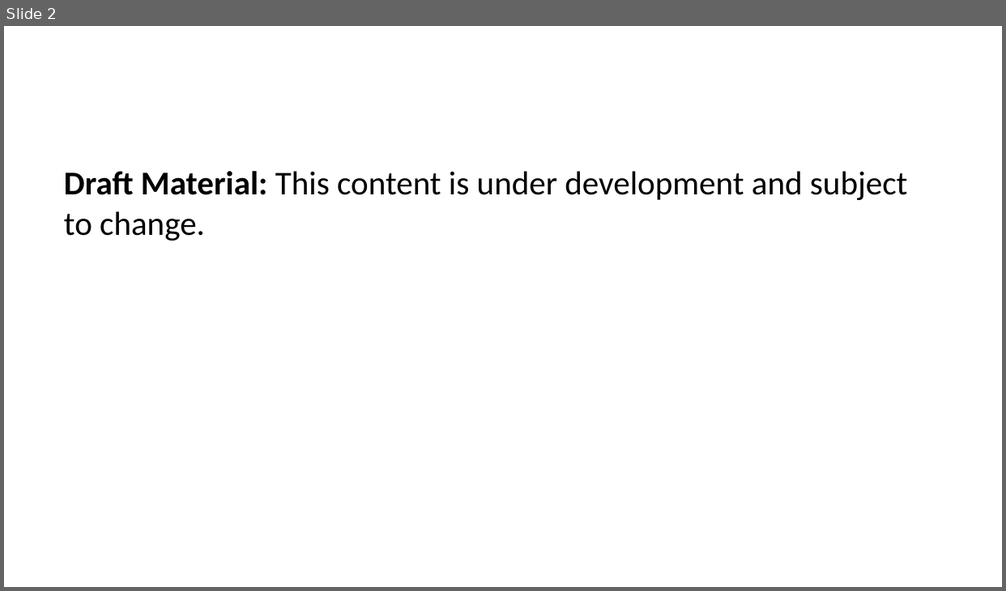
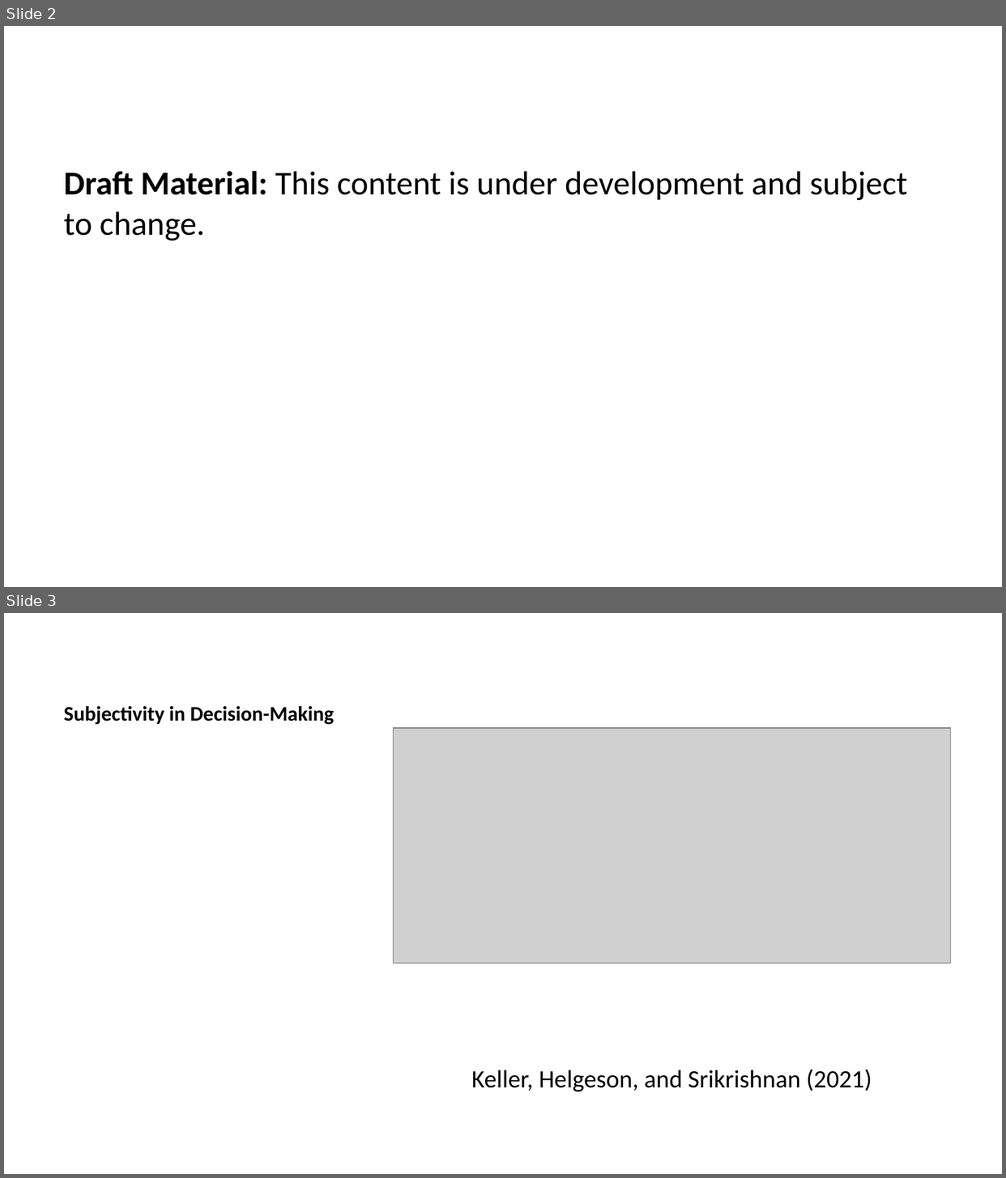
Before and after one commit to CEVE-421-521/ceve-421-521.github.io, a slide deck: lectures/week-09/index.pptx. Shown one above the other, each under a label of ours: slide 2 before the commit, slides 2 and 3 after it. The pictures are 1006x591 and 1006x1178 pixels, drawn with LibreOffice and Linux fonts; fonts in the diff are those of the drawing; grey boxes stand for pictures. Boxes give left, top, right and bottom in pixels: in the first picture for what was removed or moved away, otherwise in the second. Text is boxed around its words. In the diff, an @@ line names an element or a change of style, - is before the commit and + after.

```diff
--- a/lectures/week-09/index.pptx
+++ b/lectures/week-09/index.pptx
@@ slide 3 added at <box>4,613,1002,1174</box>, background #FFFFFF @@
@@ title added at <box>64,706,334,725</box>, 15 pt, text #000000, bold @@
+Subjectivity in Decision-Making
@@ picture added at <box>393,728,950,963</box> @@
@@ text added at <box>471,1069,872,1093</box>, 18 pt, text #000000 @@
+Keller, Helgeson, and Srikrishnan (2021)
```
Also in this commit, not shown: 1 slide changed, 6 other slides added, 2 slides removed, 59 other files.
